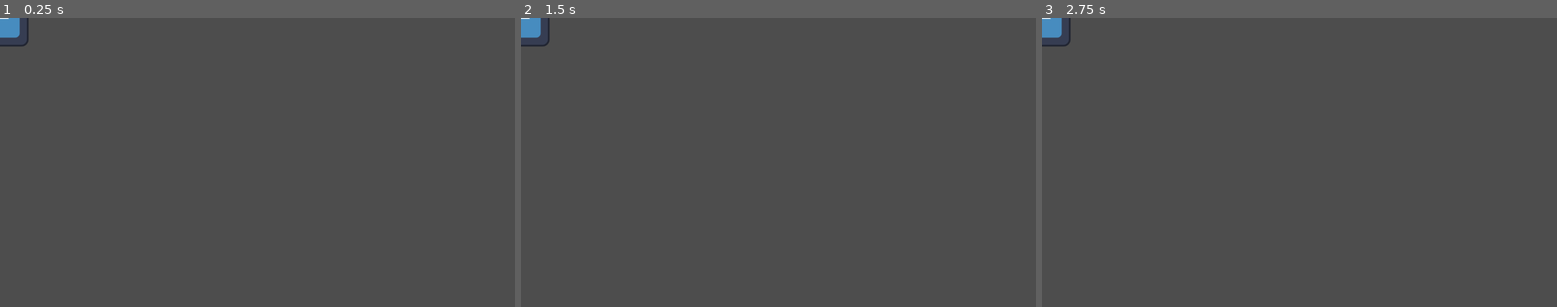
Above: before the commit, frames 1-3 (left to right).
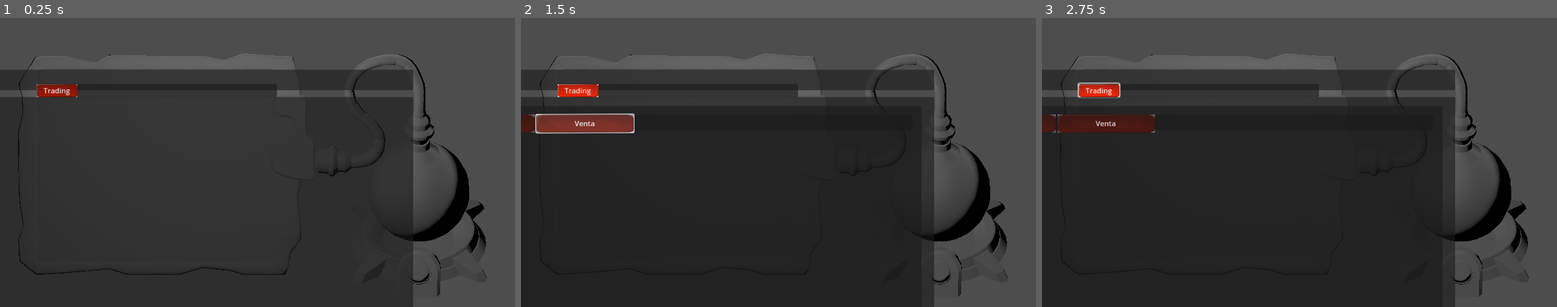
Above: after the commit, the same moments.

Repository: Chofitet/BubbleCoin
Game: Godot game, scene res://Scenes/Escenario/escenario.tscn
Same seed, same stepped clock (60 frames per second), same inputs: the game is played once before the commit and once after it. Before the commit the project starts from res://Scenes/Contador/Clicker/clicker.tscn. The engine's default icon, where the game draws it, is replaced by a stand-in: a white triangle on a blue panel in a dark square.
Inputs (mouse positions are in pixels of both pictures, inside the frame that each line leads up to):
- Up to frame 1 (0.25 s): no input
- Up to frame 2 (1.5 s): click (577, 90) at 0.5 s, where only the run after the commit has a clickable "Trading"; click (582, 124) at 1.25 s, where only the run after the commit has a clickable "Venta"
- Up to frame 3 (2.75 s): click (1098, 90) at 2 s, where only the run after the commit has a clickable "Trading"

The runs differ from the first frame. In frame 1, 54% of the frame differs, in the area x 0-95%, y 0-100%; in frame 2, 63%; in frame 3, 63%.

Commit message:
Escenario 3D

Diff:
--- /dev/null
+++ b/bubblecoin/Scenes/Escenario/3D GUI/Sprite3DGUI.gd
@@ -0,0 +1,41 @@
+extends Node
+
+@onready var sprite3d: Sprite3D = $Sprite3D
+@onready var viewport: SubViewport = $SubViewport
+
+
+func _unhandled_input(event):
+	if event is InputEventMouse:
+		# Handled via _on_input_event.
+		return
+	viewport.push_input(event)
+
+func _on_input_event(_camera: Camera3D, event: InputEvent, pos: Vector3, _normal: Vector3, _shape_idx: int):
+	# Position of the event in Sprite3D local coordinates.
+	var texture_3d_position = sprite3d.get_global_transform().affine_inverse() * pos
+	if !is_zero_approx(texture_3d_position.z):
+		# Discard event because event didn't happen on the side of the Sprite3D.
+		return
+	# Position of the event relative to the texture.
+	var texture_position: Vector2 = Vector2(texture_3d_position.x, -texture_3d_position.y) / sprite3d.pixel_size - sprite3d.get_item_rect().position
+	# Send mouse event.
+	var e: InputEvent = event.duplicate()
+	if e is InputEventMouse:
+		e.set_position(texture_position)
+		e.set_global_position(texture_position)
+		viewport.push_input(e)
+
+func _on_button_pressed():
+	print("Button pressed")
+
+func _on_line_edit_text_submitted(new_text):
+	print("Text submitted: ", new_text)
+
+
+func _on_item_list_item_selected(index: int) -> void:
+	print("Item index: %d Selected" % index)
+
+
+func _on_check_box_toggled(toggled_on: bool) -> void:
+	var t = "Checkbox On" if toggled_on else "Checkbox Off"
+	print(t)
--- /dev/null
+++ b/bubblecoin/Scenes/Escenario/3D GUI/interfaz3d.gd
@@ -0,0 +1,92 @@
+extends Node3D
+
+@onready var display: MeshInstance3D = $Display
+@onready var area: Area3D = $Area
+@onready var viewport: SubViewport = $SubViewport
+
+var mesh_size = Vector2()
+
+var mouse_entered = false
+var mouse_held = false
+var mouse_inside = false
+
+var last_mouse_pos_3D = null
+var last_mouse_pos_2D = null
+
+# Called when the node enters the scene tree for the first time.
+func _ready():
+	area.mouse_entered.connect(func(): mouse_entered = true)
+	viewport.set_process_input(true)
+
+
+func _unhandled_input(event):
+	var is_mouse_event = false
+	if event is InputEventMouseMotion or event is InputEventMouseButton:
+		is_mouse_event = true
+
+	if mouse_entered and (is_mouse_event or mouse_held):
+		handle_mouse(event)
+	elif not is_mouse_event:
+		viewport.push_input(event,true)
+
+
+func handle_mouse(event):
+	mesh_size = display.mesh.size
+
+	if event is InputEventMouseButton or event is InputEventScreenTouch:
+		mouse_held = event.pressed
+
+	var mouse_pos3D = find_mouse(event.global_position)
+
+	mouse_inside = mouse_pos3D != null
+
+	if mouse_inside:
+		mouse_pos3D = area.global_transform.affine_inverse() * mouse_pos3D
+		last_mouse_pos_3D = mouse_pos3D
+	else:
+		mouse_pos3D = last_mouse_pos_3D
+		if mouse_pos3D == null:
+			mouse_pos3D = Vector3.ZERO
+	var mouse_pos2D = Vector2(mouse_pos3D.x, -mouse_pos3D.y)
+
+	#convert from -meshsize/2 to meshsize/2
+	mouse_pos2D.x += mesh_size.x / 2
+	mouse_pos2D.y += mesh_size.y / 2
+	#convert to 0 to 1
+	mouse_pos2D.x = mouse_pos2D.x / mesh_size.x
+	mouse_pos2D.y = mouse_pos2D.y / mesh_size.y
+	#convert to viewport range 0 to veiwport size
+	mouse_pos2D.x = mouse_pos2D.x * viewport.size.x
+	mouse_pos2D.y = mouse_pos2D.y * viewport.size.y
+
+	event.position = mouse_pos2D
+	event.global_position = mouse_pos2D
+
+	if event is InputEventMouseMotion:
+		if last_mouse_pos_2D == null:
+			event.relative = Vector2(0,0)
+		else:
+			event.relative = mouse_pos2D - last_mouse_pos_2D
+
+	last_mouse_pos_2D = mouse_pos2D
+
+	viewport.push_input(event)
+
+
+func find_mouse(pos:Vector2):
+	var camera = get_viewport().get_camera_3d()
+
+	var dss:PhysicsDirectSpaceState3D = get_world_3d().direct_space_state
+
+	var rayparam = PhysicsRayQueryParameters3D.new()
+	rayparam.from = camera.project_ray_origin(pos)
+	var dis = 5
+	rayparam.to = rayparam.from + camera.project_ray_normal(pos) * dis
+	rayparam.collide_with_bodies = false
+	rayparam.collide_with_areas = true
+
+	var result = dss.intersect_ray(rayparam)
+	if result.size() > 0:
+		return result.position
+	else:
+		return null
--- /dev/null
+++ b/bubblecoin/Scenes/Escenario/3D GUI/mesh_gui.tscn
@@ -0,0 +1,33 @@
+[gd_scene load_steps=6 format=3 uid="uid://dv5r31mfpkyx6"]
+
+[ext_resource type="Script" path="res://Scenes/Escenario/3D GUI/interfaz3d.gd" id="1_1ggrd"]
+
+[sub_resource type="ViewportTexture" id="ViewportTexture_60n5y"]
+viewport_path = NodePath("Mesh GUI/SubViewport")
+
+[sub_resource type="StandardMaterial3D" id="StandardMaterial3D_rhimn"]
+resource_local_to_scene = true
+shading_mode = 0
+albedo_texture = SubResource("ViewportTexture_60n5y")
+
+[sub_resource type="QuadMesh" id="QuadMesh_mty1q"]
+size = Vector2(4.4, 4.4)
+
+[sub_resource type="BoxShape3D" id="BoxShape3D_hsa0j"]
+size = Vector3(4.4, 3.6, 0.02)
+
+[node name="Mesh GUI" type="Node3D"]
+script = ExtResource("1_1ggrd")
+
+[node name="Display" type="MeshInstance3D" parent="."]
+transform = Transform3D(-4.37114e-08, -0.586372, 0.810042, 0, 0.810042, 0.586372, -1, 2.56312e-08, -3.5408e-08, 0.0531957, 0.0164269, -0.0389113)
+material_override = SubResource("StandardMaterial3D_rhimn")
+mesh = SubResource("QuadMesh_mty1q")
+
+[node name="Area" type="Area3D" parent="."]
+
+[node name="CollisionShape3D" type="CollisionShape3D" parent="Area"]
+transform = Transform3D(-4.37114e-08, -0.586372, 0.810042, 0, 0.810042, 0.586372, -1, 2.56312e-08, -3.5408e-08, 0.0531957, 0.0164269, -0.0389113)
+shape = SubResource("BoxShape3D_hsa0j")
+
+[node name="SubViewport" type="SubViewport" parent="."]
--- /dev/null
+++ b/bubblecoin/Scenes/Escenario/3D GUI/sprite_gui.tscn
@@ -0,0 +1,18 @@
+[gd_scene load_steps=4 format=3 uid="uid://c33ccqr16lmft"]
+
+[ext_resource type="Script" path="res://Scenes/Escenario/3D GUI/Sprite3DGUI.gd" id="1_ooby4"]
+[ext_resource type="PackedScene" uid="uid://c2qsixqmh4b60" path="res://Scenes/Escenario/test_3dgui.tscn" id="2_gjqt5"]
+
+[sub_resource type="ViewportTexture" id="ViewportTexture_drcs2"]
+viewport_path = NodePath("Sprite GUI/SubViewport")
+
+[node name="Sprite GUI" type="Node3D"]
+script = ExtResource("1_ooby4")
+
+[node name="Sprite3D" type="Sprite3D" parent="."]
+transform = Transform3D(-3.85097e-08, -0.516594, 0.638313, 0, 0.713647, 0.462061, -0.881, 2.2581e-08, -2.79015e-08, 0.0531957, 0.0164269, -0.0389113)
+texture = SubResource("ViewportTexture_drcs2")
+
+[node name="SubViewport" type="SubViewport" parent="."]
+
+[node name="Test 3DGUI" parent="SubViewport" instance=ExtResource("2_gjqt5")]
--- /dev/null
+++ b/bubblecoin/Scenes/Escenario/escenario.tscn
@@ -0,0 +1,58 @@
+[gd_scene load_steps=4 format=3 uid="uid://dt0y60jg4xl4n"]
+
+[ext_resource type="PackedScene" uid="uid://c67qgy87faygx" path="res://Models/dispositivo_low.fbx" id="1_u5wgd"]
+[ext_resource type="PackedScene" uid="uid://65w1bax7wqlj" path="res://Scenes/Web_Window/web_window.tscn" id="3_eqm8y"]
+[ext_resource type="Texture2D" uid="uid://drgbcysfs5kii" path="res://Scenes/Escenario/CapturaEscenario.png" id="3_kyd6h"]
+
+[node name="Escenario" type="Node3D"]
+
+[node name="dispositivo_low" parent="." instance=ExtResource("1_u5wgd")]
+transform = Transform3D(20, 0, 0, 0, 20, 0, 0, 0, 20, 0, 0, -0.074)
+
+[node name="CameraRecta" type="Camera3D" parent="."]
+transform = Transform3D(-4.37114e-08, -0.586372, 0.810042, 0, 0.810042, 0.586372, -1, 2.56311e-08, -3.54081e-08, 3.14639, 2.3432, -1.96654)
+projection = 1
+size = 5.46
+
+[node name="OmniLight3D" type="OmniLight3D" parent="."]
+transform = Transform3D(1, 0, 0, 0, 1, 0, 0, 0, 1, 3.07744, 4.76979, -1.22)
+omni_range = 100.0
+omni_attenuation = 0.7
+
+[node name="Control" type="Control" parent="."]
+layout_mode = 3
+anchors_preset = 15
+anchor_right = 1.0
+anchor_bottom = 1.0
+grow_horizontal = 2
+grow_vertical = 2
+size_flags_horizontal = 3
+size_flags_vertical = 3
+
+[node name="TextureRect" type="TextureRect" parent="Control"]
+visible = false
+layout_mode = 1
+anchors_preset = 15
+anchor_right = 1.0
+anchor_bottom = 1.0
+grow_horizontal = 2
+grow_vertical = 2
+texture = ExtResource("3_kyd6h")
+expand_mode = 1
+
+[node name="Pantalla" type="Control" parent="Control"]
+layout_mode = 1
+anchors_preset = 8
+anchor_left = 0.5
+anchor_top = 0.5
+anchor_right = 0.5
+anchor_bottom = 0.5
+offset_left = -494.0
+offset_top = -208.0
+offset_right = 38.0
+offset_bottom = 224.0
+grow_horizontal = 2
+grow_vertical = 2
+
+[node name="Web_Window" parent="Control/Pantalla" instance=ExtResource("3_eqm8y")]
+layout_mode = 1
--- /dev/null
+++ b/bubblecoin/Scenes/Escenario/test_3dgui.tscn
@@ -0,0 +1,58 @@
+[gd_scene load_steps=4 format=3 uid="uid://c2qsixqmh4b60"]
+
+[ext_resource type="Script" path="res://Scenes/Escenario/testbutton.gd" id="1_rqawp"]
+[ext_resource type="Texture2D" uid="uid://5ht62s4o5388" path="res://icon.svg" id="2_kram2"]
+
+[sub_resource type="LabelSettings" id="LabelSettings_ewg1i"]
+font_size = 24
+
+[node name="Test 3DGUI" type="Control"]
+layout_mode = 3
+anchors_preset = 8
+anchor_left = 0.5
+anchor_top = 0.5
+anchor_right = 0.5
+anchor_bottom = 0.5
+grow_horizontal = 2
+grow_vertical = 2
+size_flags_horizontal = 0
+size_flags_vertical = 4
+mouse_filter = 1
+
+[node name="Button" type="Button" parent="."]
+layout_mode = 1
+anchors_preset = 8
+anchor_left = 0.5
+anchor_top = 0.5
+anchor_right = 0.5
+anchor_bottom = 0.5
+offset_left = -96.0
+offset_top = -28.0
+offset_right = 96.0
+offset_bottom = 28.0
+grow_horizontal = 2
+grow_vertical = 2
+script = ExtResource("1_rqawp")
+
+[node name="Label" type="Label" parent="Button"]
+layout_mode = 1
+anchors_preset = 8
+anchor_left = 0.5
+anchor_top = 0.5
+anchor_right = 0.5
+anchor_bottom = 0.5
+offset_left = -20.0
+offset_top = -11.5
+offset_right = 20.0
+offset_bottom = 11.5
+grow_horizontal = 2
+grow_vertical = 2
+text = "Click!"
+label_settings = SubResource("LabelSettings_ewg1i")
+
+[node name="Icon" type="Sprite2D" parent="."]
+position = Vector2(0, 124)
+rotation = -0.0041127
+texture = ExtResource("2_kram2")
+
+[connection signal="button_down" from="Button" to="Button" method="_on_button_down"]
--- /dev/null
+++ b/bubblecoin/Scenes/Escenario/testbutton.gd
@@ -0,0 +1,4 @@
+extends Button
+
+func _on_button_down() -> void:
+	print("click!")
--- a/bubblecoin/project.godot
+++ b/bubblecoin/project.godot
@@ -11,7 +11,7 @@
 [application]
 
 config/name="BubbleCoin"
-run/main_scene="res://Scenes/Contador/Clicker/clicker.tscn"
+run/main_scene="res://Scenes/Escenario/escenario.tscn"
 config/features=PackedStringArray("4.3", "Forward Plus")
 config/icon="res://icon.svg"
 
Binary file added: bubblecoin/Models/dispositivo_low.fbx
Not shown, added: bubblecoin/Models/dispositivo_low.fbx.import
Binary file added: bubblecoin/Scenes/Escenario/CapturaEscenario.png
Not shown, added: bubblecoin/Scenes/Escenario/CapturaEscenario.png.import
